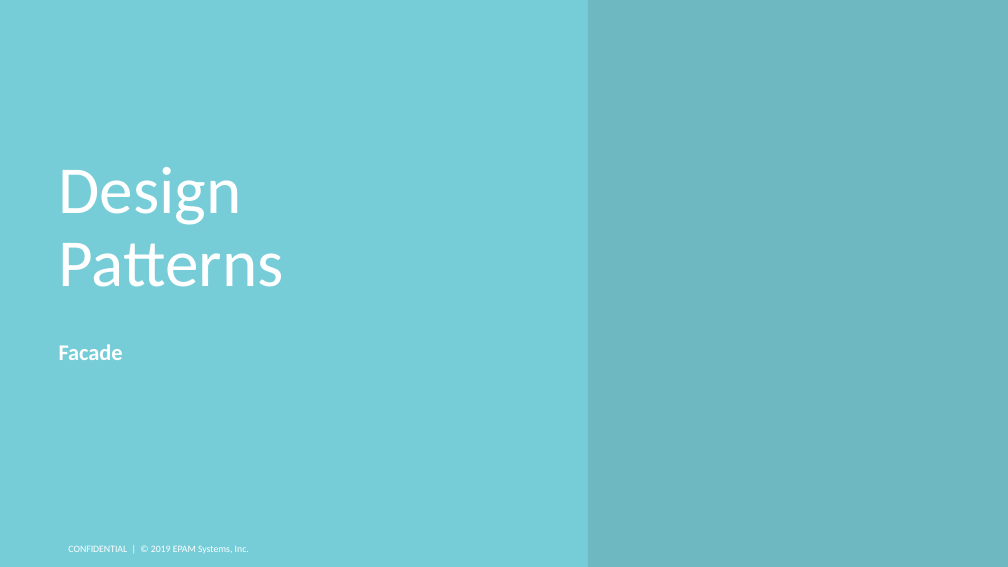
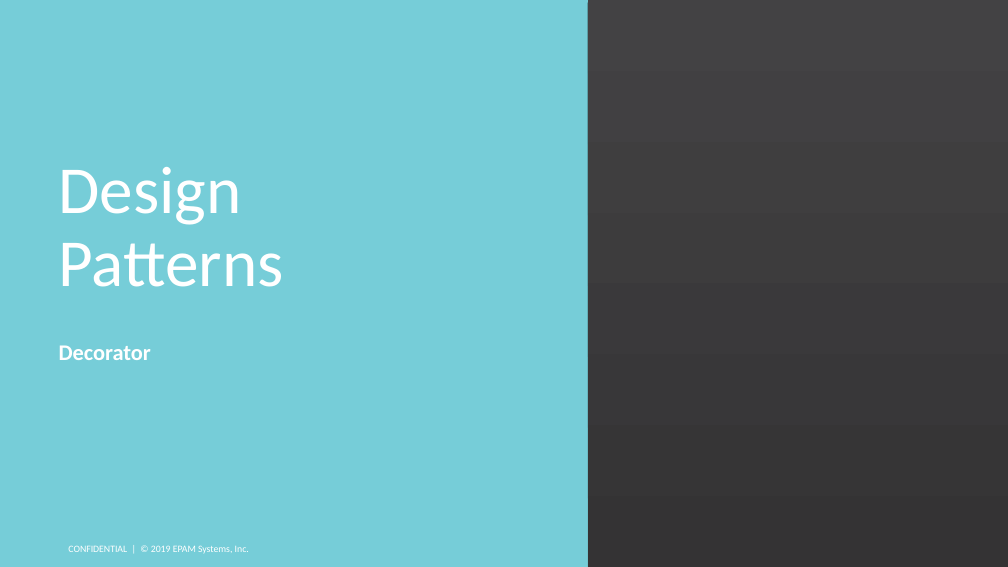
Before and after one commit to DenisPonizovkin/presentations, a slide deck: slide 42 of DesignPatterns.pptx (slide 16 before the commit). Drawn at 1008x567 pixels with LibreOffice and Linux fonts; fonts in the diff are those of the drawing; background and template pictures are left out. Boxes give left, top, right and bottom in pixels: in the first picture for what was removed or moved away, otherwise in the second. Text is boxed around its words. In the diff, an @@ line names an element or a change of style, - is before the commit and + after.

Commit message:
structure patterns finishing

```diff
--- a/DesignPatterns.pptx
+++ b/DesignPatterns.pptx
@@ rectangle at (588,0,1007,566): fill #464547 at 15% opacity to gradient #343334 to #434244; shadow on @@
@@ text at (59,345,151,360): text changed @@
-Facade
+Decorator
```
Also in this commit, not shown: 37 other slides changed, 16 slides added, 1 slide removed, 5 other files.
